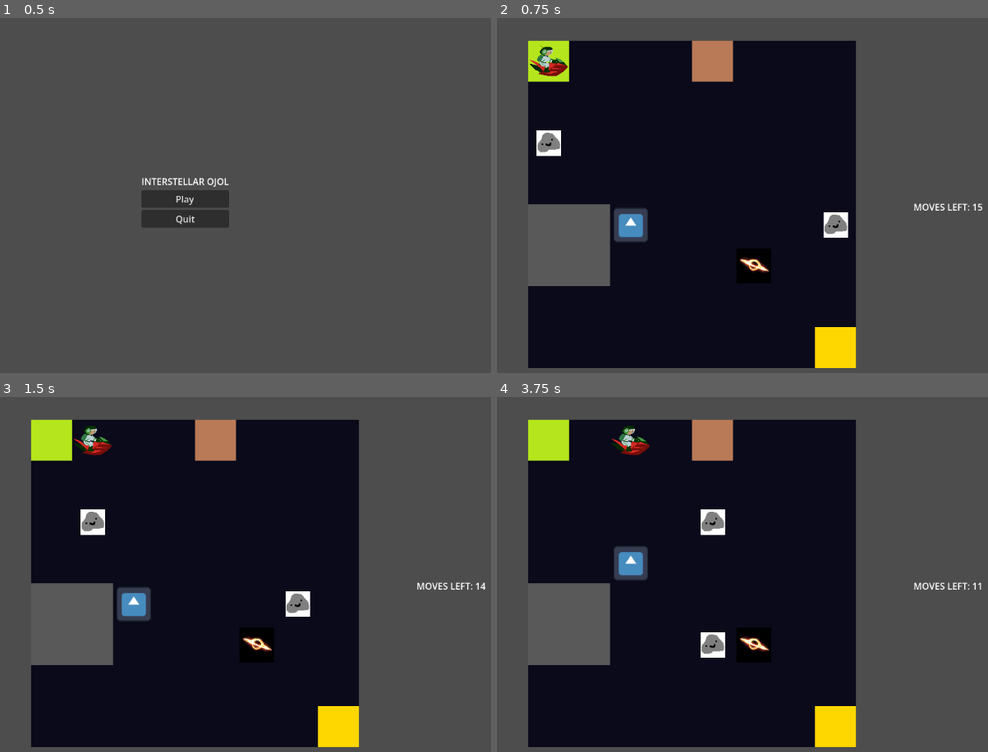
Above: before the commit, frames 1-4 (two rows, left to right).
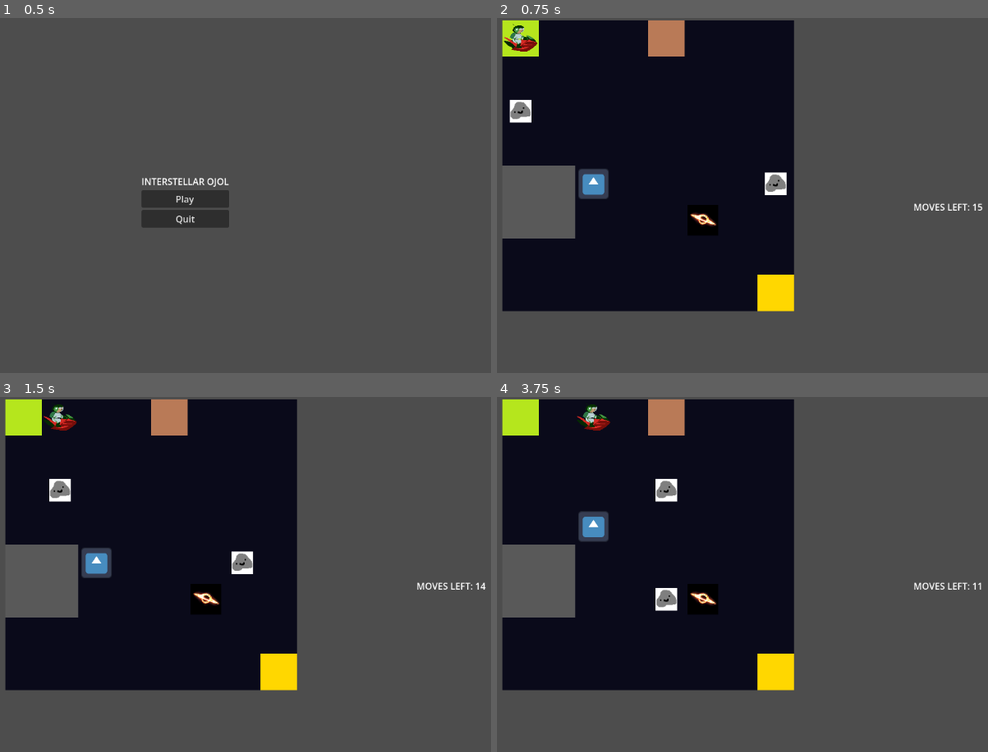
Above: after the commit, the same moments.

Repository: XilefEel/gameseed-2026
Game: Godot game, scene res://scenes/MainMenu.tscn
Same seed, same stepped clock (60 frames per second), same inputs: the game is played once before the commit and once after it. The engine's default icon, where the game draws it, is replaced by a stand-in: a white triangle on a blue panel in a dark square.
Inputs:
- Up to frame 1 (0.5 s): no input
- Up to frame 2 (0.75 s): click "Play" at 0.5 s
- Up to frame 3 (1.5 s): tap Enter at 1.25 s; hold Right (ui_right) from 1.28 s (still down); hold Shift from 1.28 s (still down)
- Up to frame 4 (3.75 s): tap Space at 2, 3.5 s; release Right (ui_right) at 2.03 s; release Shift at 2.03 s; hold Down (ui_down) 2.03-2.78 s; tap Shift at 2.1, 3.6 s; tap Enter at 2.75 s; hold Right (ui_right) 2.78-3.53 s; hold Shift 2.78-3.53 s; hold Up (ui_up) from 3.53 s (still down)

Frame 1 is identical in both runs. In frame 2, 37% of the frame differs, in the area x 1-74%, y 0-99%; in frame 3, 37%; in frame 4, 38%.

Commit message:
fixed grid size and player not being set correctly

Diff:
--- a/scenes/Game.tscn
+++ b/scenes/Game.tscn
@@ -49,8 +49,8 @@
 script = ExtResource("7_3xj3m")
 
 [node name="Camera2D" type="Camera2D" parent="." unique_id=801784990]
-position = Vector2(61, 63)
-zoom = Vector2(4.5, 4.5)
+position = Vector2(80, 80)
+zoom = Vector2(4, 4)
 
 [node name="UI" type="CanvasLayer" parent="." unique_id=1107248740]
 
--- a/scripts/menu/grid.gd
+++ b/scripts/menu/grid.gd
@@ -20,8 +20,9 @@
 
 
 func _ready() -> void:
+	clear()
 	LevelLoader.load_level("res://levels/level_01.json", self)
-
+	draw_grid()
 	# add_portal_pair(Vector2i(1, 1), Vector2i.RIGHT, Vector2i(6, 5), Vector2i.UP)
 	# add_portal_pair(Vector2i(7, 2), Vector2i.RIGHT, Vector2i(0, 7), Vector2i.UP)
 
@@ -29,6 +30,13 @@
 	# 	set_cell(cell, 0, PORTAL_IN, get_portal_transform(portals[cell]["dir"]))
 
 	grid_ready.emit()
+
+
+func draw_grid() -> void:
+	for x in range(size):
+		for y in range(size):
+			if get_cell_source_id(Vector2i(x, y)) == -1:
+				set_cell(Vector2i(x, y), 0, EMPTY)
 
 
 func is_in_bounds(cell: Vector2i) -> bool:
--- a/scripts/player/player.gd
+++ b/scripts/player/player.gd
@@ -17,9 +17,10 @@
 
 
 func _ready() -> void:
+	await grid.grid_ready
+
 	current_cell = grid.start_cell
-	position = grid.map_to_local(current_cell)
-	moves_left = moves_left
+	position = grid.map_to_local(grid.start_cell)
 
 
 func _unhandled_input(event) -> void:
